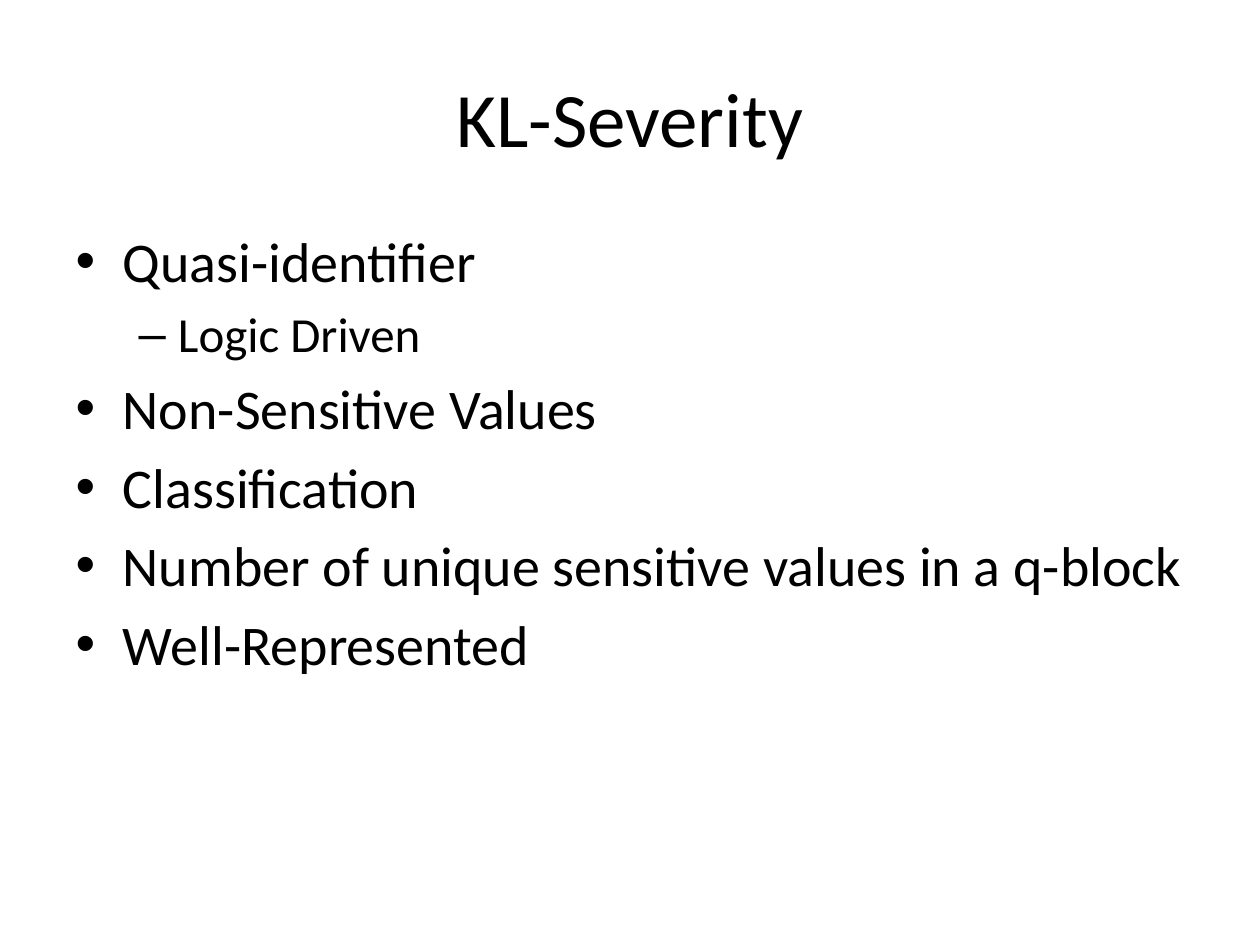
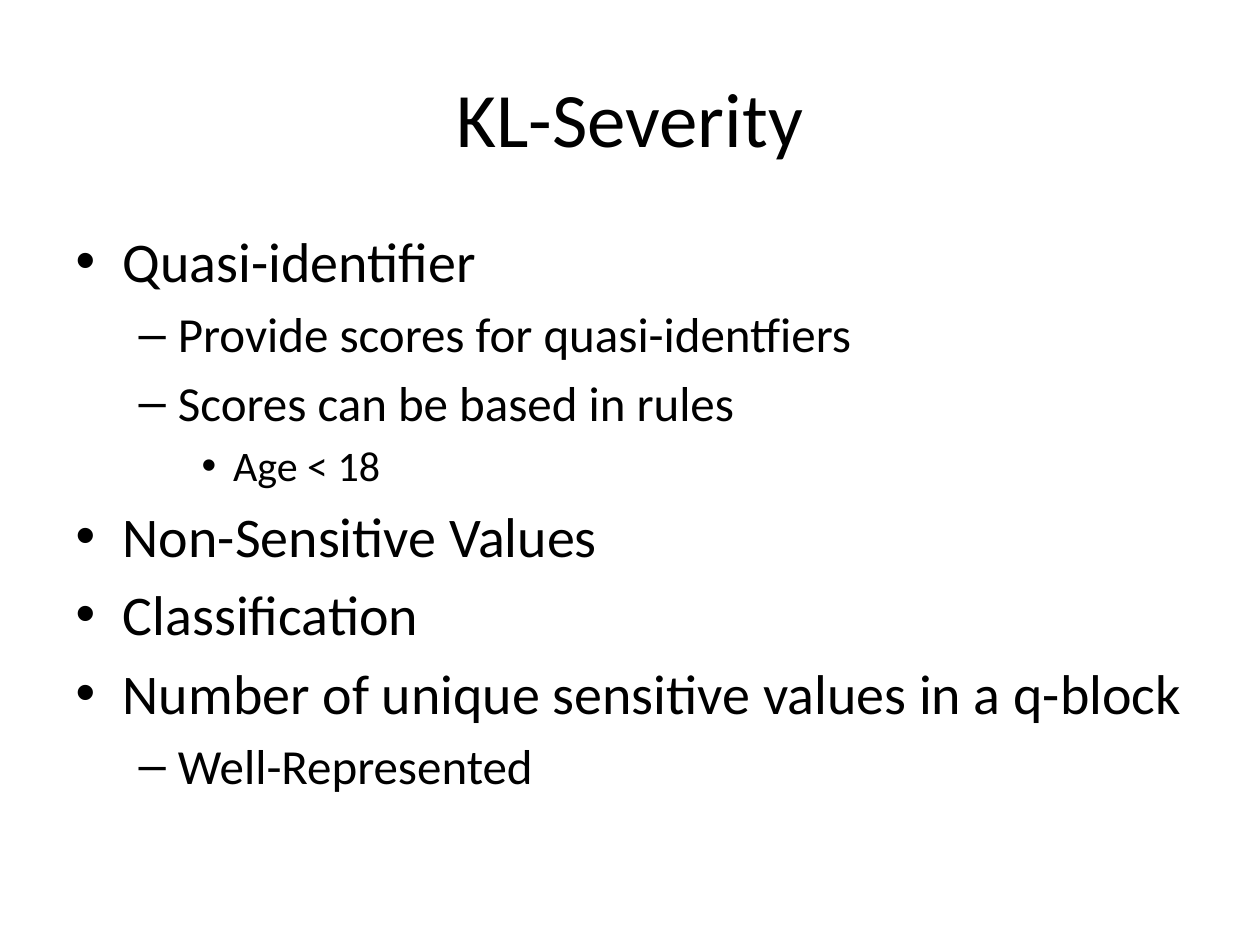
Before and after one commit to jayvelasco1990/big-data, a slide deck: slide 29 of Final Project/draft_presentation.pptx (slide 31 before the commit). Drawn at 1260x945 pixels with LibreOffice and Linux fonts; fonts in the diff are those of the drawing. Boxes give left, top, right and bottom in pixels: in the first picture for what was removed or moved away, otherwise in the second. Text is boxed around its words. In the diff, an @@ line names an element or a change of style, - is before the commit and + after.

```diff
--- a/Final Project/draft_presentation.pptx
+++ b/Final Project/draft_presentation.pptx
@@ text at box(178, 318, 852, 489): text changed @@
-  – Logic Driven
+  – Provide scores for quasi-identfiers
+  – Scores can be based in rules
+    • Age < 18
@@ text at box(178, 750, 533, 792): size 32 to 28 pt in "Well-Represented"; bullet • to –; list level 1 to 2 in "Well-Represented" @@
```
Also in this commit, not shown: 19 other slides changed, 7 slides added, 5 slides removed.
